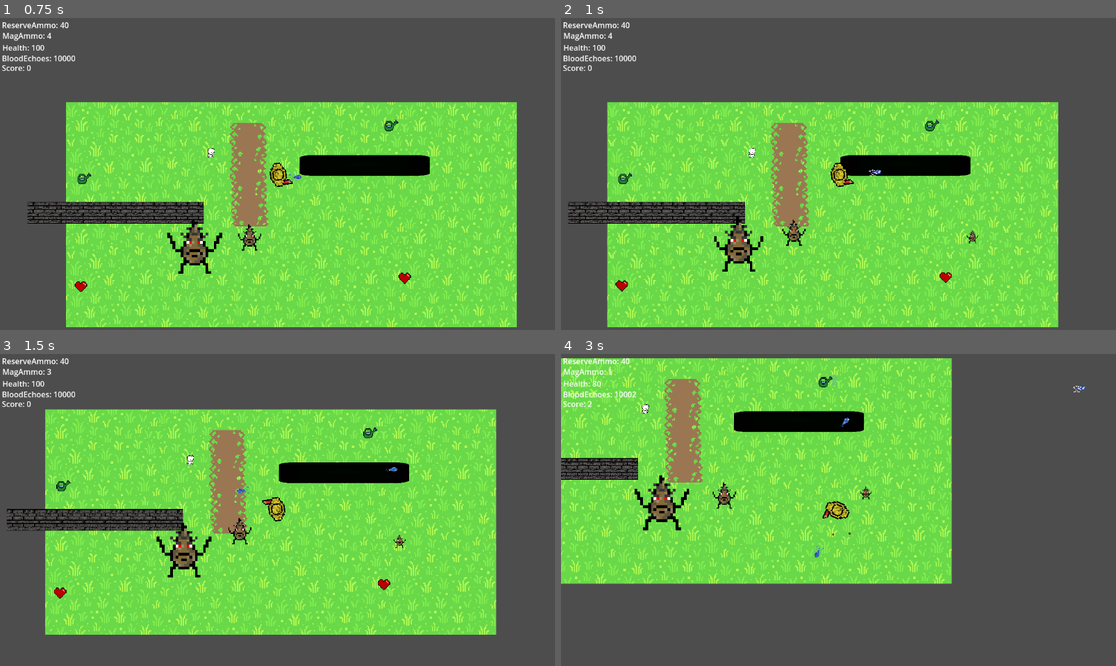
Above: before the commit, frames 1-4 (two rows, left to right).
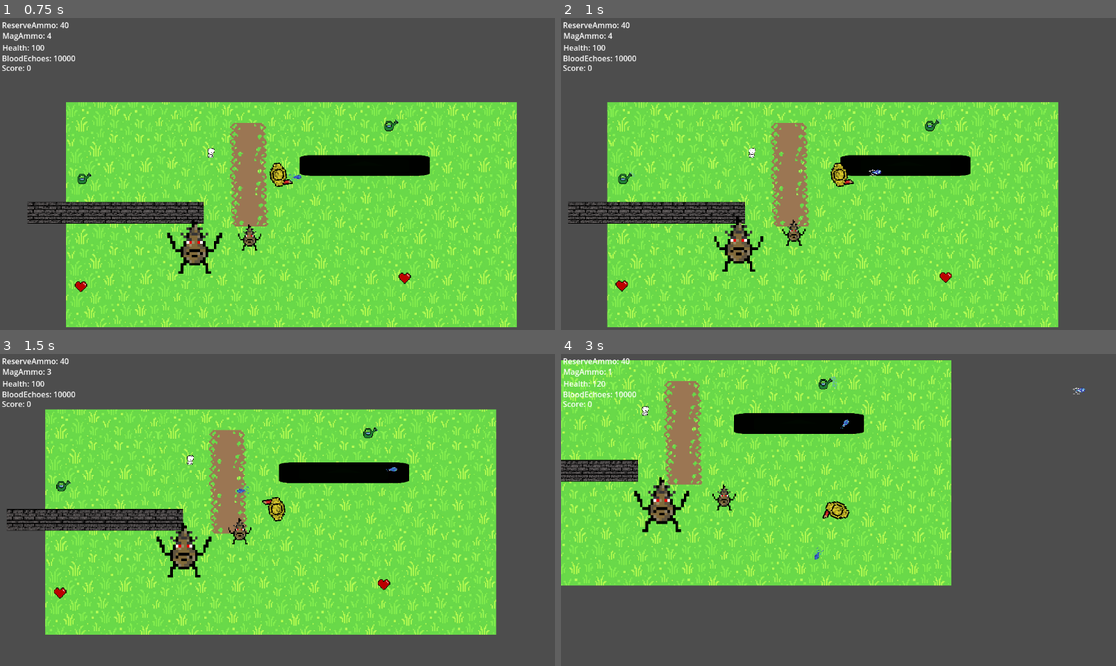
Above: after the commit, the same moments.

Repository: TheWhiteWolf0/Shooter-Game
Game: Godot game, scene res://Scenes/test_scence.tscn
Two runs of this game, one before a commit and one after it. Both use one fixed random seed, a clock stepped at 60 frames per second and the inputs below. This scene is started directly instead of the project's main scene. The engine's default icon, where the game draws it, is replaced by a stand-in: a white triangle on a blue panel in a dark square.
Inputs (mouse positions are in pixels of both pictures, inside the frame that each line leads up to):
- Up to frame 1 (0.75 s): move the mouse to (399, 158) at 0.52 s; hold D (Right) from 0.53 s (still down); click (399, 158) at 0.6 s
- Up to frame 2 (1 s): keep holding D (Right)
- Up to frame 3 (1.5 s): move the mouse to (166, 525) at 1.27 s; release D (Right) at 1.28 s; hold S (Down) from 1.28 s (still down); click (166, 525) at 1.35 s
- Up to frame 4 (3 s): move the mouse to (894, 441) at 2.02 s; release S (Down) at 2.03 s; hold D (Right) 2.03-2.78 s; click (894, 441) at 2.1 s; move the mouse to (810, 572) at 2.77 s; hold W (Up) from 2.78 s (still down); click (810, 572) at 2.85 s

Frame 1 is identical in both runs. In frame 2, less than 0.1% of the frame differs, in the area x 73-76%, y 67-73%; in frame 3, less than 0.1%; in frame 4, 10%, in the area x 0-95%, y 1-75%.

Commit message:
Muti hit enemy spawner works

Diff:
--- a/shootergame/Scenes/Spawner.tscn
+++ b/shootergame/Scenes/Spawner.tscn
@@ -7,6 +7,7 @@
 
 [node name="Timer" type="Timer" parent="."]
 process_callback = 0
+wait_time = 10.0
 autostart = true
 
 [connection signal="timeout" from="Timer" to="." method="_on_timer_timeout"]
--- /dev/null
+++ b/shootergame/Scenes/multi_hit_spawer.tscn
@@ -0,0 +1,13 @@
+[gd_scene load_steps=2 format=3 uid="uid://blmvkqgqq08j"]
+
+[ext_resource type="Script" uid="uid://q7ppba10bqk3" path="res://Scripts/multi_hit_spawer.gd" id="1_nqtfo"]
+
+[node name="MultiHitSpawer" type="Node2D"]
+script = ExtResource("1_nqtfo")
+
+[node name="Timer" type="Timer" parent="."]
+autostart = true
+
+[node name="SpawnPoint" type="Marker2D" parent="."]
+
+[connection signal="timeout" from="Timer" to="." method="_on_timer_timeout"]
--- a/shootergame/Scenes/node_2d.tscn
+++ b/shootergame/Scenes/node_2d.tscn
@@ -6,9 +6,7 @@
 script = ExtResource("1_wtcfe")
 
 [node name="Timer" type="Timer" parent="."]
-process_callback = 0
+wait_time = 20.0
 autostart = true
 
 [node name="SpawnPoint" type="Marker2D" parent="."]
-
-[connection signal="timeout" from="Timer" to="." method="_on_timer_timeout"]
--- /dev/null
+++ b/shootergame/Scripts/multi_hit_spawer.gd
@@ -0,0 +1,23 @@
+extends Node2D
+
+
+
+
+
+
+
+
+
+
+
+
+
+var mob_muti = preload("res://Scenes/enemy(multi_hit).tscn")
+
+
+
+func _on_timer_timeout() -> void:
+	print("enemy spawn")
+	var ene_muti = mob_muti.instantiate()
+	ene_muti.position = position
+	get_parent().get_node("AllMobs").add_child(ene_muti)
Not shown, changed: shootergame/Scenes/lvl2.tscn
Not shown, added: shootergame/Scripts/multi_hit_spawer.gd.uid
